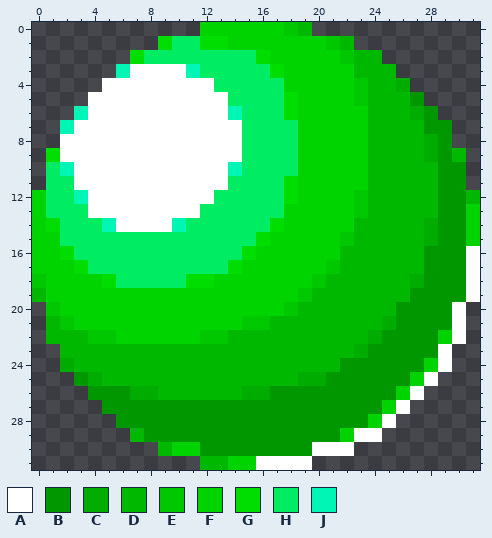
File history of a pixel-art sprite, Rogue Rhythm Wiki/Notes/Note Images/note_bounce.png. Above, as it was before the edit.
The file is 32x32 pixels. Colours within 5 levels of each other are drawn and written as one.
Palette (. is transparent): A #ffffff  B #009700  C #00ac00  D #00b800  E #00c800  F #00d400  G #00dd00  H #00ec63  J #00f6b5
Pixels before, first column x 0:
 0 ............FFFFFFED............
 1 .........GHHGGFFFFFFFED.........
 2 .......GHHHHHHHHGFFFFFEDD.......
 3 ......JAAAAJHHHHHGFFFFFDDD......
 4 .....AAAAAAAAHHHHHFFFFFEDDC.....
 5 ....AAAAAAAAAAHHHHGFFFFEDDDB....
 6 ...JAAAAAAAAAAJHHHGFFFFFDDDCB...
 7 ..JAAAAAAAAAAAAHHHHFFFFFDDDDBB..
 8 ..AAAAAAAAAAAAAHHHHFFFFFDDDDCB..
 9 .GAAAAAAAAAAAAAHHHHFFFFFDDDDCBD.
10 .HJAAAAAAAAAAAJHHHHFFFFFDDDDDBB.
11 .HHAAAAAAAAAAAHHHHGFFFFFDDDDDBB.
12 FHHJAAAAAAAAAHHHHHGFFFFEDDDDDBBD
13 FHHHAAAAAAAAHHHHHHFFFFFEDDDDDBBF
14 FGHHHJAAAAJHHHHHHGFFFFFDDDDDCBBF
15 FFHHHHHHHHHHHHHHGFFFFFEDDDDDCBBF
16 FFGHHHHHHHHHHHHGFFFFFFDDDDDDBBBA
17 FFFGHHHHHHHHHHGFFFFFFEDDDDDDBBBA
18 EFFFFGHHHHHGGFFFFFFFEDDDDDDCBBBA
19 DFFFFFFFFFFFFFFFFFFEDDDDDDDBBBBA
20 .EFFFFFFFFFFFFFFFFEDDDDDDDBBBBA.
21 .DEFFFFFFFFFFFFEEDDDDDDDDCBBBBA.
22 .DDDEEFFFFFFEEDDDDDDDDDDCBBBBFA.
23 ..DDDDDDDDDDDDDDDDDDDDDCBBBBBA..
24 ..CDDDDDDDDDDDDDDDDDDDBBBBBBFA..
25 ...BCDDDDDDDDDDDDDDCCBBBBBBFA...
26 ....BBBCCDDDDDDCCBBBBBBBBBFA....
27 .....BBBBBBBBBBBBBBBBBBBBFA.....
28 ......BBBBBBBBBBBBBBBBBBFA......
29 .......DBBBBBBBBBBBBBBFAA.......
30 .........DFFBBBBBBBBAAA.........
31 ............DDFFAAAA............
The result:
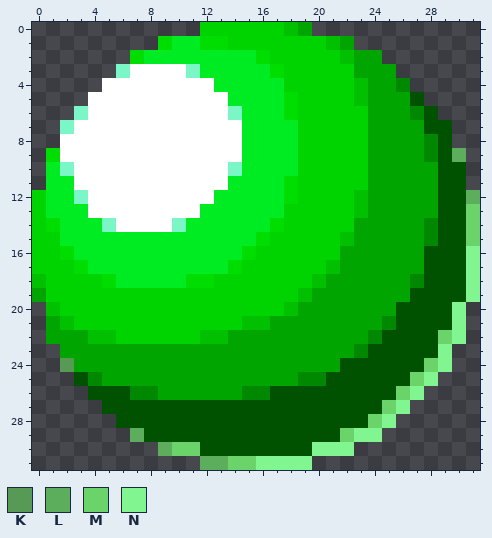
Colours new in this view: K #569a56  L #5cae5c  M #6ad36a  N #80f590
From old to new:
Colour B changes from #009700 to #005200.
Colour C changes from #00ac00 to #008800.
Colour D changes from #00b800 to #00a500.
Colour E changes from #00c800 to #00c000.
Colour H changes from #00ec63 to #00ec22.
Colour J changes from #00f6b5 to #7bf6c6.
Colour C gives way to colour K in row 24 at x 2.
Colour D gives way to colour L in row 9 at x 30; in row 12 at x 31; in row 29 at x 7; in row 30 at x 9; in row 31 at x 12 to 13.
Colour F gives way to colour M in rows 13 to 15 at x 31; in row 22 at x 29; in row 24 at x 28; in row 25 at x 27; in row 26 at x 26; in row 27 at x 25.
Colour F gives way to colour M in row 28 at x 24; in row 29 at x 22; in row 30 at x 10 to 11; in row 31 at x 14 to 15.
Colour A gives way to colour N in rows 16 to 19 at x 31; in rows 20 to 22 at x 30; in rows 23 to 24 at x 29; in row 25 at x 28; in row 26 at x 27; in row 27 at x 26.
Colour A gives way to colour N in row 28 at x 25; in row 29 at x 23 to 24; in row 30 at x 20 to 22; in row 31 at x 16 to 19.
Boxes around the changes in both pictures, in picture pixels (x1, y1, x2, y2):
changed: (32, 22, 480, 470)
